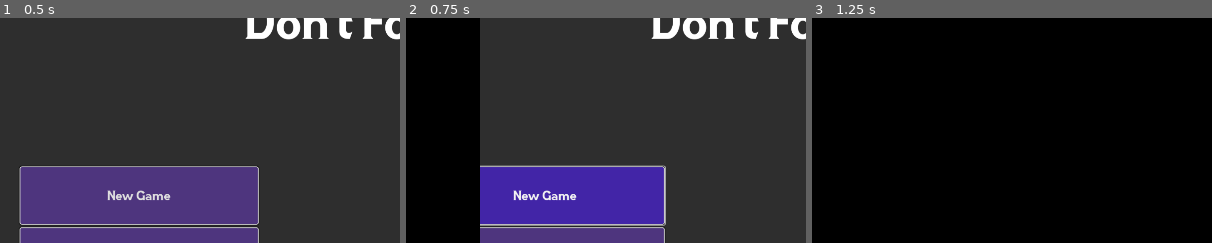
Above: before the commit, frames 1-3 (left to right).
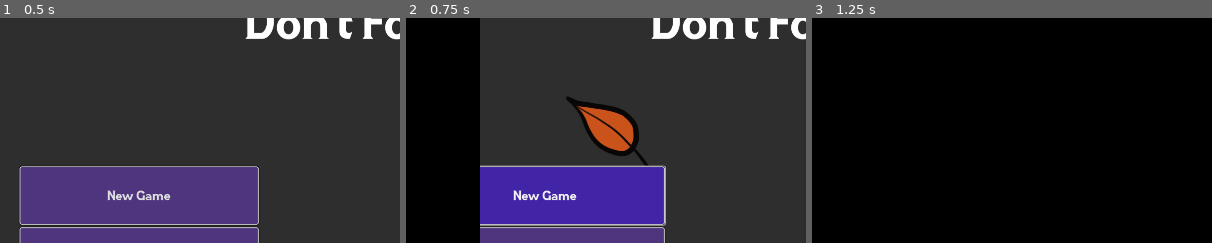
Above: after the commit, the same moments.

Repository: Shre1n/dont-forget
Game: Godot game, scene res://ui/menu.tscn
Two runs of this game, one before a commit and one after it. Both use one fixed random seed, a clock stepped at 60 frames per second and the inputs below.
Inputs:
- Up to frame 1 (0.5 s): no input
- Up to frame 2 (0.75 s): click "New Game" at 0.5 s
- Up to frame 3 (1.25 s): no input
The pictures show only the part of the screen within x 2-52%, y 20-70%; the shares and areas given below are measured in that part.

Frame 1 is identical in both runs. In frame 2, 2.7% of the frame differs, in the area x 40-61%, y 35-66%; in frame 3, nothing differs.

Commit message:
falling leaf

Diff:
--- a/dont-forget/ui/menu.tscn
+++ b/dont-forget/ui/menu.tscn
@@ -1,9 +1,26 @@
-[gd_scene load_steps=19 format=3 uid="uid://cqm7cwb02ir77"]
+[gd_scene load_steps=21 format=3 uid="uid://cqm7cwb02ir77"]
 
 [ext_resource type="Script" path="res://ui/menu.gd" id="1_myn0o"]
 [ext_resource type="Texture2D" uid="uid://b7rh0pu1dmj12" path="res://ui/background/mc_background.png" id="2_f547t"]
 [ext_resource type="PackedScene" uid="uid://cspyht3ytgvhx" path="res://ui/options.tscn" id="2_mc7cj"]
+[ext_resource type="Texture2D" uid="uid://ddeipc8fvbhe0" path="res://ui/background/leaf.png" id="2_x4tpf"]
 [ext_resource type="FontFile" uid="uid://bxoxm76xic81f" path="res://ui/font/LatunnerRegular-RpYZo.otf" id="3_1jn53"]
+
+[sub_resource type="ParticleProcessMaterial" id="ParticleProcessMaterial_5gvid"]
+lifetime_randomness = 1.0
+particle_flag_align_y = true
+particle_flag_rotate_y = true
+particle_flag_disable_z = true
+emission_shape = 3
+emission_box_extents = Vector3(600, 300, 0)
+angle_min = 1.07288e-05
+angle_max = 267.1
+spread = 0.0
+initial_velocity_max = 1000.0
+gravity = Vector3(800, 250, 0)
+tangential_accel_min = -100.0
+tangential_accel_max = -2.23517e-06
+damping_max = 100.0
 
 [sub_resource type="StyleBoxFlat" id="StyleBoxFlat_h41q2"]
 bg_color = Color(0.258824, 0.145098, 0.654902, 1)
@@ -145,6 +162,14 @@
 anchor_bottom = 1.0
 grow_horizontal = 2
 grow_vertical = 2
+
+[node name="Leaf" type="GPUParticles2D" parent="Panel"]
+position = Vector2(538, 434)
+amount_ratio = 0.4905
+process_material = SubResource("ParticleProcessMaterial_5gvid")
+texture = ExtResource("2_x4tpf")
+lifetime = 5.0
+randomness = 0.44
 
 [node name="TextureRect" type="TextureRect" parent="Panel"]
 layout_mode = 1
Binary file added: dont-forget/ui/background/leaf.png
Not shown, added: dont-forget/ui/background/leaf.png.import
